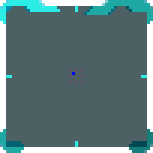
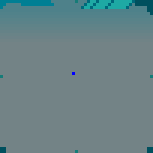
The second 153px x 153px image is a revision of the first. Changes to its layers:
hid "ы" over [69, 69, 84, 84]
painted on "form_layout.png" over [0, 0, 153, 153]
added layer "header" (32%) above "back" over [0, 0, 153, 42]
added layer "back" over [0, 0, 153, 153]
